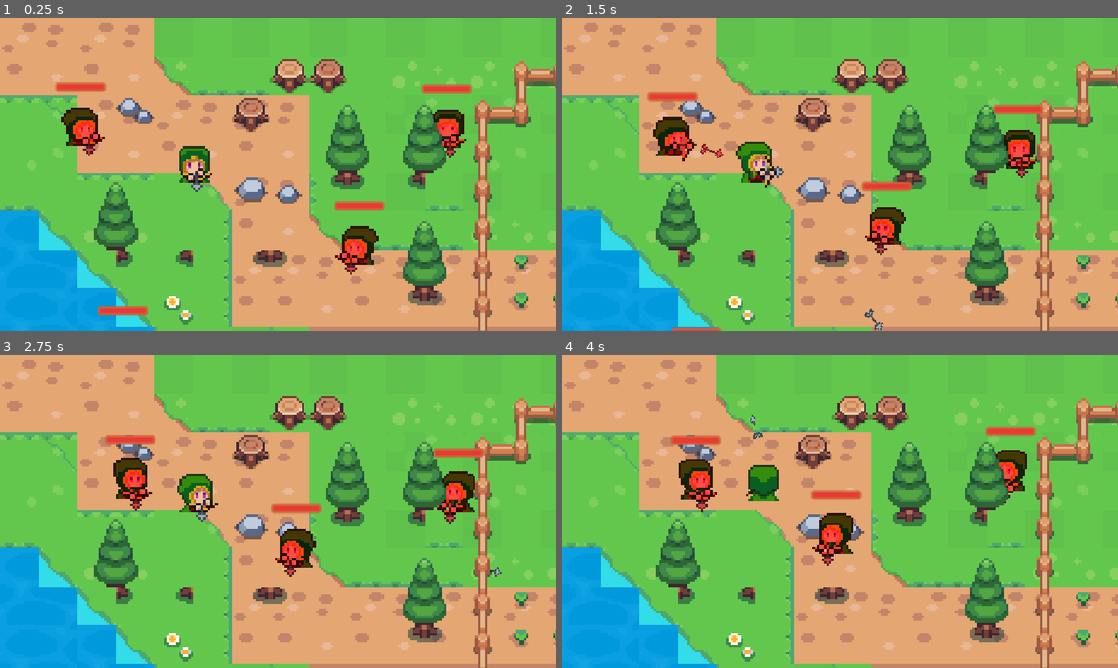
Above: before the commit, frames 1-4 (two rows, left to right).
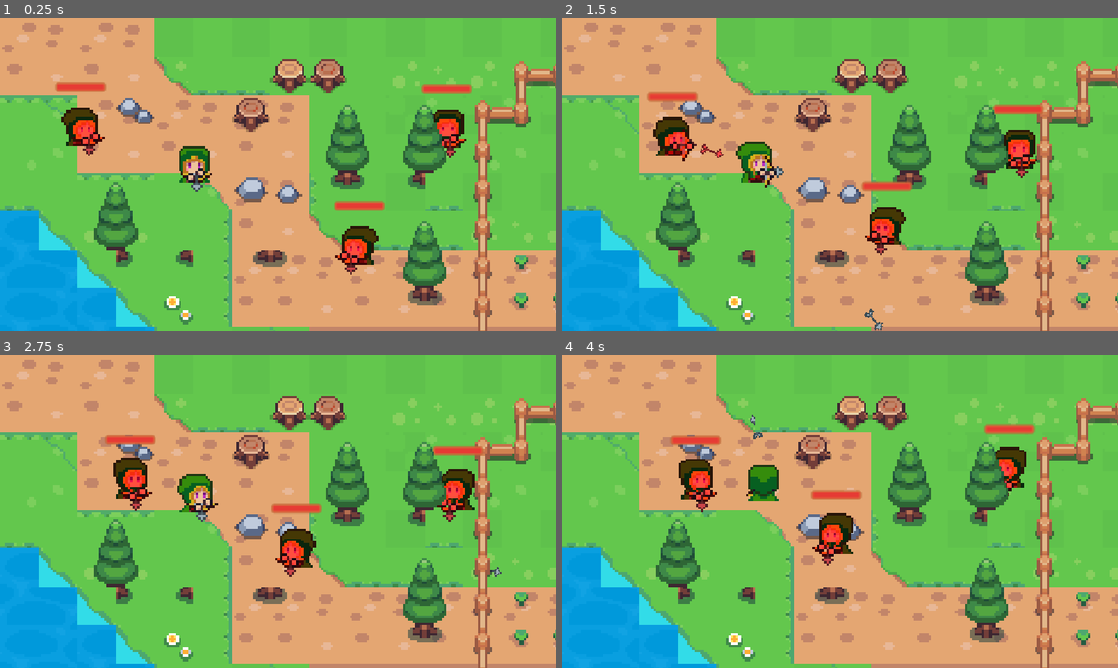
Above: after the commit, the same moments.

Repository: bintanghawley/flank
Game: Godot game, scene res://scene/player/player_archer.tscn
Two runs of this game, one before a commit and one after it. Both use one fixed random seed, a clock stepped at 60 frames per second and the inputs below.
Inputs (mouse positions are in pixels of both pictures, inside the frame that each line leads up to):
- Up to frame 1 (0.25 s): no input
- Up to frame 2 (1.5 s): move the mouse to (812, 237) at 0.52 s; hold Shift 0.53-1.28 s; click (812, 237) at 0.67 s; move the mouse to (1006, 221) at 1.27 s; tap Shift at 1.35 s; click (1006, 221) at 1.42 s
- Up to frame 3 (2.75 s): move the mouse to (111, 464) at 2.02 s; hold Shift from 2.03 s (still down); click (111, 464) at 2.17 s
- Up to frame 4 (4 s): move the mouse to (867, 511) at 2.77 s; release Shift at 2.78 s; tap Shift at 2.85 s; click (867, 511) at 2.92 s; move the mouse to (756, 433) at 3.52 s; hold Shift from 3.53 s (still down); click (756, 433) at 3.67 s

The runs differ from the first frame. In frame 1, 0.3% of the frame differs, in the area x 17-27%, y 92-96%; in frame 2, 0.1%; in frame 3, 0.7%, in the area x 77-87%, y 29-54%; in frame 4, 0.6%.

Commit message:
fix: perbaiki collision map dan posisi spawn musuh

Diff:
--- a/scene/player/player_archer.tscn
+++ b/scene/player/player_archer.tscn
@@ -4271,7 +4271,7 @@
 
 [node name="Enemy2" parent="." unique_id=110304381 instance=ExtResource("15_13hap")]
 z_index = 3
-position = Vector2(250, 680)
+position = Vector2(250, 780)
 
 [node name="Enemy3" parent="." unique_id=110304382 instance=ExtResource("15_13hap")]
 z_index = 3
@@ -4284,3 +4284,13 @@
 [node name="Enemy5" parent="." unique_id=110304384 instance=ExtResource("15_13hap")]
 z_index = 3
 position = Vector2(600, 820)
+
+[node name="WaterBoundary" type="StaticBody2D" parent="." unique_id=987654321]
+
+[node name="CollisionPolygon2D" type="CollisionPolygon2D" parent="WaterBoundary" unique_id=987654322]
+polygon = PackedVector2Array(0, 400, 80, 400, 320, 640, 320, 720, 0, 720)
+
+[node name="BuildingBoundary" type="StaticBody2D" parent="." unique_id=987654323]
+
+[node name="CollisionPolygon2D" type="CollisionPolygon2D" parent="BuildingBoundary" unique_id=987654324]
+polygon = PackedVector2Array(1680, 80, 2960, 80, 2960, 320, 1680, 320)
